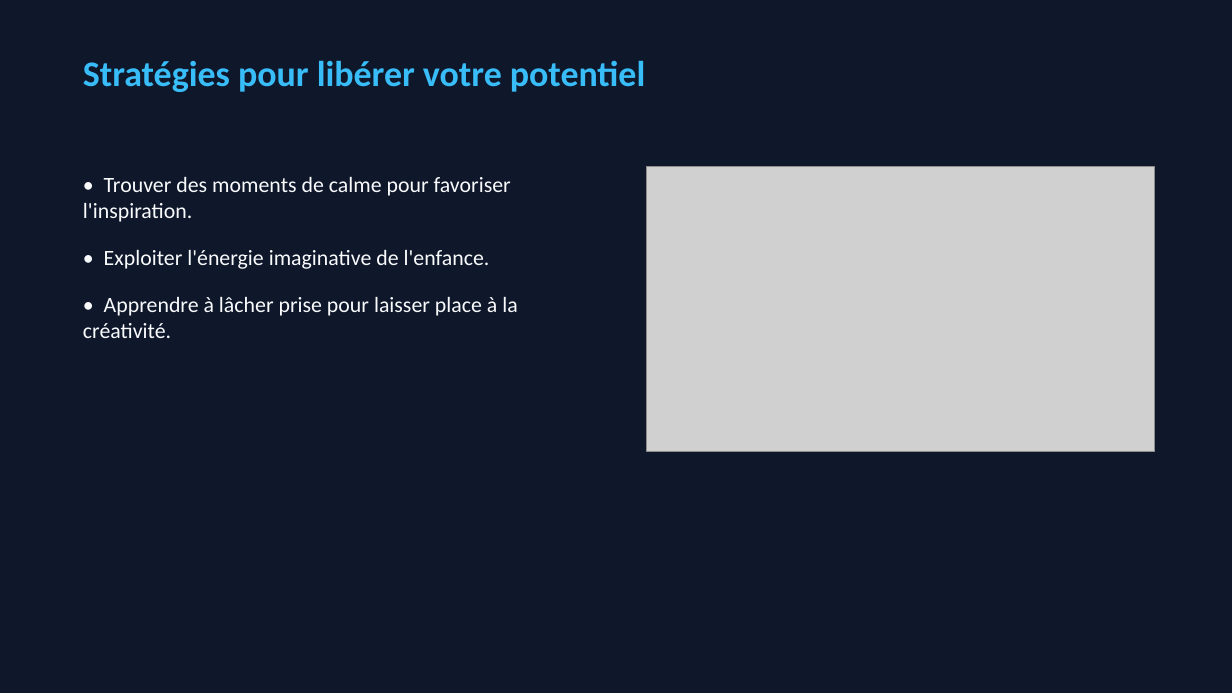
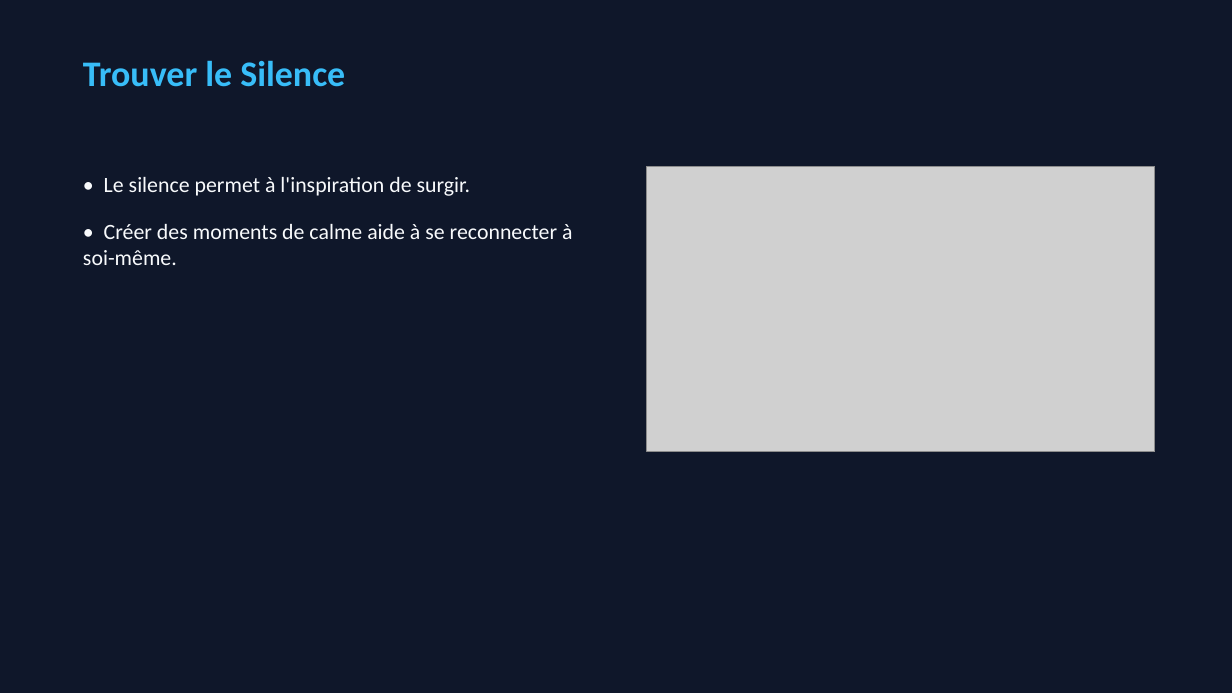
Before and after one commit to caroheymes/video-2-powerpoint-and-more, a slide deck: slide 2 of demo/output/presentation.pptx. Drawn at 1232x693 pixels with LibreOffice and Linux fonts; fonts in the diff are those of the drawing; grey boxes stand for pictures. Boxes give left, top, right and bottom in pixels: in the first picture for what was removed or moved away, otherwise in the second. Text is boxed around its words. In the diff, an @@ line names an element or a change of style, - is before the commit and + after.

```diff
--- a/demo/output/presentation.pptx
+++ b/demo/output/presentation.pptx
@@ text at box(83, 60, 345, 87): text changed @@
-Stratégies pour libérer votre potentiel
+Trouver le Silence
@@ text at box(83, 177, 572, 265): text changed @@
-• Trouver des moments de calme pour favoriser l'inspiration.
-• Exploiter l'énergie imaginative de l'enfance.
-• Apprendre à lâcher prise pour laisser place à la créativité.
+• Le silence permet à l'inspiration de surgir.
+• Créer des moments de calme aide à se reconnecter à soi-même.
```
Also in this commit, not shown: 1 other slide changed, 2 slides added, 9 other files.
